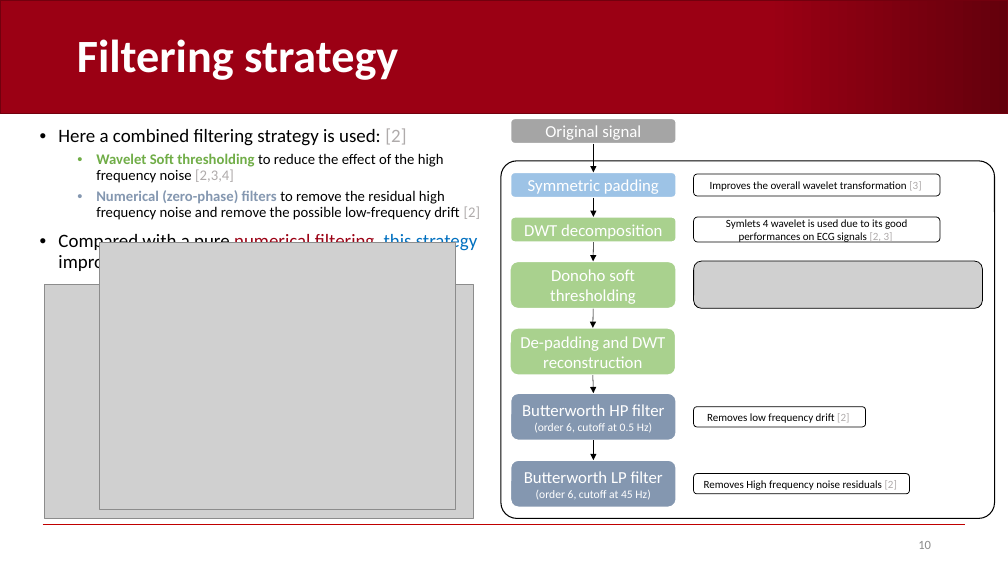
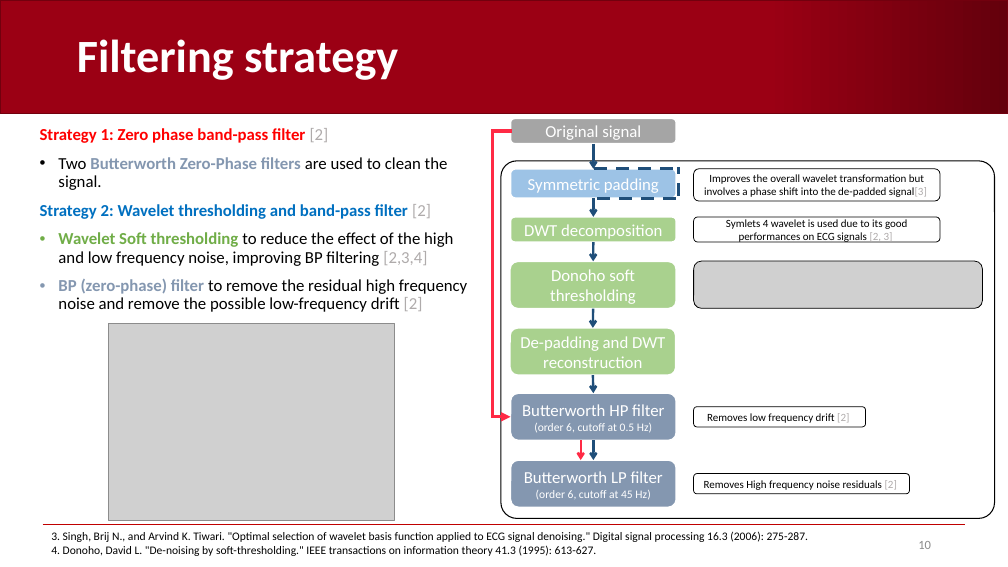
Before and after one commit to AndreaCorrado00/Tesi_magistrale_Corrado_Andrea, a slide deck: slide 10 of Documentation/3. in-depth spectrum analysis.pptx. Drawn at 1008x567 pixels with LibreOffice and Linux fonts; fonts in the diff are those of the drawing; grey boxes stand for pictures; background and template pictures are left out. Boxes give left, top, right and bottom in pixels: in the first picture for what was removed or moved away, otherwise in the second. Text is boxed around its words. In the diff, an @@ line names an element or a change of style, - is before the commit and + after.

```diff
--- a/Documentation/3. in-depth spectrum analysis.pptx
+++ b/Documentation/3. in-depth spectrum analysis.pptx
@@ text at [40, 128, 467, 312]: text changed; size 14 to 16 pt @@
-• Here a combined filtering strategy is used: [2]
-  • Wavelet Soft thresholding to reduce the effect of the high frequency noise [2,3,4]
-  • Numerical (zero-phase) filters to remove the residual high frequency noise and remove the possible low-frequency drift [2]
-• Compared with a pure numerical filtering, this strategy improves the overall result.
+Strategy 1: Zero phase band-pass filter [2]
+• Two Butterworth Zero-Phase filters are used to clean the signal.
+Strategy 2: Wavelet thresholding and band-pass filter [2]
+• Wavelet Soft thresholding to reduce the effect of the high and low frequency noise, improving BP filtering [2,3,4]
+• BP (zero-phase) filter to remove the residual high frequency noise and remove the possible low-frequency drift [2]
@@ arrow moved from (594, 144) - (594, 172) to (594, 144) - (594, 169) @@
@@ arrow (594, 144) - (594, 169): stroke #000000 0.5 pt to #1F4E79 2.25 pt; arrowheads changed @@
@@ rounded rectangle "Improves the overall wavelet transformation ...": place and size @@
-rounded rectangle "Improves the overall wavelet transformation ..." at [694, 174, 941, 196]
+rounded rectangle "Improves the overall wavelet transformation ..." at [694, 169, 941, 201]
@@ text in rounded rectangle at [704, 174, 927, 197]: text changed @@
-Improves the overall wavelet transformation [3]
+Improves the overall wavelet transformation but involves a phase shift into the de-padded signal[3]
@@ arrow (594, 198) - (594, 217): stroke #000000 0.5 pt to #1F4E79 2.25 pt; arrowheads changed @@
@@ group added at [493, 131, 678, 461]: 3 lines, 1 arrow, 1 elbow arrow @@
@@ arrow (594, 242) - (594, 262): stroke #000000 0.5 pt to #1F4E79 2.25 pt; arrowheads changed @@
@@ picture removed at [45, 285, 473, 519] @@
@@ picture: place and size @@
-picture at [100, 242, 456, 509]
+picture at [109, 324, 395, 521]
@@ arrow (594, 309) - (593, 328): stroke #000000 0.5 pt to #1F4E79 2.25 pt; arrowheads changed @@
@@ arrow (593, 375) - (594, 393): stroke #000000 0.5 pt to #1F4E79 2.25 pt; arrowheads changed @@
@@ arrow (594, 441) - (594, 461): stroke #000000 0.5 pt to #1F4E79 2.25 pt; arrowheads changed @@
@@ text added at [51, 531, 809, 556], 11 pt, text #000000 @@
+3. Singh, Brij N., and Arvind K. Tiwari. "Optimal selection of wavelet basis function applied to ECG signal denoising." Digital signal processing 16.3 (2006): 275-287.
+4. Donoho, David L. "De-noising by soft-thresholding." IEEE transactions on information theory 41.3 (1995): 613-627.
```
Also in this commit, not shown: 7 other slides changed, 6 slides added, 7 slides removed, 4 other files.
